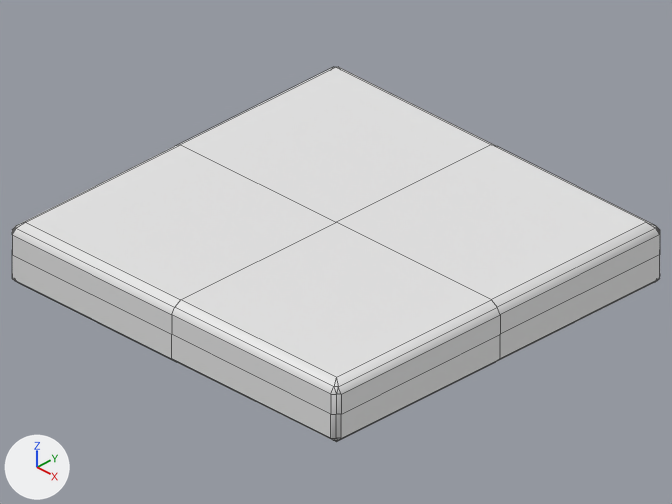
Two versions of the Blender file tiles/grass/grass_2x2.blend, one commit apart.
Camera for both pictures: the file's camera 'Camera'. Lighting does not change. The marker at lower left points along +X, +Y and +Z. Mesh edges are drawn as thin lines. Materials are left out; every surface is plain grey.
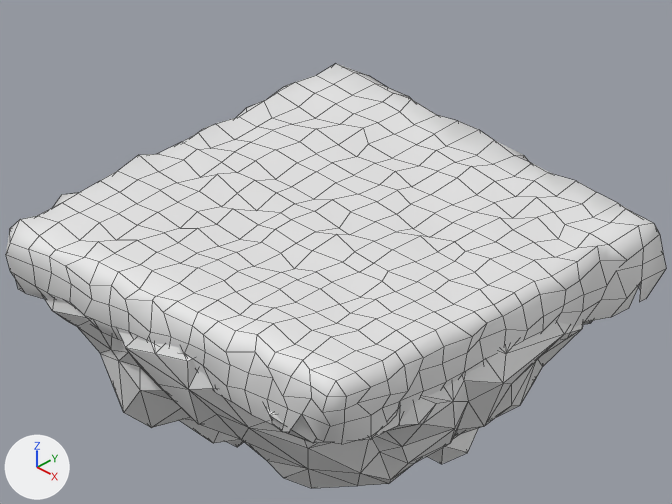
Pixel boxes (x1, y1, x2, y2) of what changed, in the pictures (672 x 504 px):
'Cube.001', reshaped, rescaled
    before: (12, 67, 660, 442)
    after: (6, 64, 666, 444)
'RockUnder', added
    after: (43, 295, 592, 488)

Patch to the scene script:
```diff
--- a/tiles/grass/grass_2x2.blend.py
+++ b/tiles/grass/grass_2x2.blend.py
@@ me_cube_001 @@
 # used by ob_cube_001; location = (0.0, 0.0, 0.0); scale = (0.975, 0.975, 0.975)
-me_cube_001.from_pydata(...)  # 89 vertices, 100 faces; spans x -1.01..1.01, y -1.01..1.01, z -0.3..0.0
+me_cube_001.from_pydata(...)  # 574 vertices, 528 faces; spans x -1.03..1.03, y -1.03..1.03, z -0.37..0.03
+# me_cube_001 part 1: 86 vertices removed from x -1.01..1.01, y -1.01..1.01, z -0.3..0.0; 571 vertices added at x -1.03..1.03, y -1.03..1.03, z -0.37..0.03
@@ me_cube_002 @@
+me_cube_002.from_pydata(...)  # 4068 vertices, 8004 faces; spans x -0.517..0.477, y -0.505..0.481, z -0.585..-0.061
+me_cube_002.polygons.foreach_set('use_smooth', [True] * 8004)
@@ ob_cube_001 @@
 ob_cube_001.location = (0.0, 0.0, 0.0)
-ob_cube_001.scale = (0.975, 0.975, 0.975)
@@ ob_rockunder @@
+ob_rockunder = bpy.data.objects.new('RockUnder', me_cube_002)
+ob_rockunder.location = (0.052, 0.029, 0.054)
+ob_rockunder.rotation_euler = (0.0, 0.0, 0.0873)  # degrees (0, 0, 5)
+ob_rockunder.scale = (2.12, 2.12, 2.12)
+_m = ob_rockunder.modifiers.new('Decimate', 'DECIMATE')
+_m.ratio = 0.07
+_m = ob_rockunder.modifiers.new('EdgeSplit', 'EDGE_SPLIT')
+_m.split_angle = 0.262
+_m.use_edge_sharp = False
```
